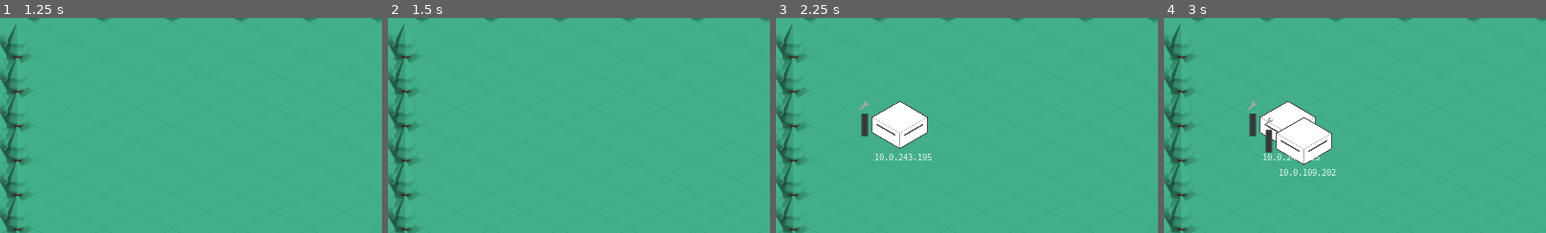
Above: before the commit, frames 1-4 (left to right).
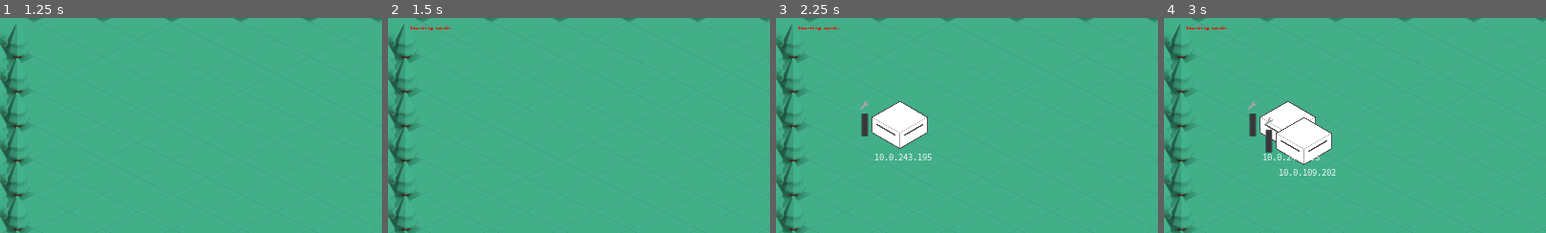
Above: after the commit, the same moments.

Repository: yigitbey/CloudArchitect
Game: Godot game, scene res://Level.tscn
The game is run twice, just before and just after one commit, with the same random seed, the same clock (stepped at 60 frames per second) and the same inputs.
Inputs (mouse positions are % of the whole screen's width and height, from its top left):
- Up to frame 1 (1.25 s): click (27, 98) at 0.52 s; type "12" at 0.6 s
- Up to frame 2 (1.5 s): click "" at 1.25 s
- Up to frame 3 (2.25 s): click (11, 98) at 2 s
- Up to frame 4 (3 s): click (11, 98) at 2.75 s
The pictures show only the part of the screen within x 0-50%, y 4-54%; the shares and areas given below are measured in that part.

Frame 1 is identical in both runs. In frame 2, less than 0.1% of the frame differs, in the area x 5-17%, y 3-6%; in frame 3, less than 0.1%; in frame 4, less than 0.1%.
Error in both runs: Invalid get index '12' (on base: 'Dictionary'). (res://Request.gd:66)

Commit message:
fix gameover

Diff:
--- a/GameOver.gd
+++ b/GameOver.gd
@@ -1,6 +1,12 @@
 extends AcceptDialog
+
 
 func blocking_popup_centered():
 	yield(get_tree(), "idle_frame")
 	popup_centered()
-	emit_signal("confirmed")
+	var level = get_parent().level
+	$VBoxContainer/Score.text = str(floor(level.month*level.server_costs))
+	var button = get_ok()
+	button.pause_mode = Node.PAUSE_MODE_PROCESS
+
+	get_tree().paused = true
--- a/HUD.gd
+++ b/HUD.gd
@@ -21,7 +21,6 @@
 	"new_DynamicServer", "new_StaticServer"
 	]
 
-
 func _ready():
 	level = get_parent()
 	money_old = level.money
@@ -35,7 +34,7 @@
 func _process(delta):
 	if level.money <= 0:
 		$Panel/FinancesButton.modulate = Color(1,0,0,1)
-		$GameOver.blocking_popup_centered()
+		#$GameOver.popup_centered()
 	else:
 		$Panel/FinancesButton.modulate = Color(1,1,1,1)
 
@@ -46,12 +45,12 @@
 			$Panel/FinancesButton.modulate = Color(0,1,0,1)
 			yield(get_tree().create_timer(0.3),"timeout")
 
-	$Panel/FinancesButton.text = str(level.money)
-	$FinancesPanel/TotalBalance.text = str(level.money)
-	$FinancesPanel/ProductCost.text = str(level.product_cost)
-	$FinancesPanel/ServerCosts.text = str(level.server_costs)
-	$FinancesPanel/MonthlyIncome.text = str(level.month_income)
-	$FinancesPanel/Profit.text = str(level.month_income - level.product_cost - level.server_costs)
+	$Panel/FinancesButton.text = str(floor(level.money))
+	$FinancesPanel/TotalBalance.text = str(floor(level.money))
+	$FinancesPanel/ProductCost.text = str(floor(level.product_cost))
+	$FinancesPanel/ServerCosts.text = str(floor(level.server_costs))
+	$FinancesPanel/MonthlyIncome.text = str(floor(level.month_income))
+	$FinancesPanel/Profit.text = str(floor(level.month_income - level.product_cost - level.server_costs))
 
 	money_old = level.money
 	$MonthControl/MonthProgress.value = level.month_timer.wait_time - level.month_timer.time_left
@@ -89,6 +88,7 @@
 
 
 func _on_month_pressed():
+	level.money -= level.server_costs + level.product_cost #TODO: move to level
 	start_month()
 
 func start_month():
--- a/HUD.tscn
+++ b/HUD.tscn
@@ -315,6 +315,9 @@
 margin_top = 24.0
 margin_right = 1392.0
 margin_bottom = 184.0
+__meta__ = {
+"_edit_use_anchors_": false
+}
 
 [node name="ClearUsers" type="Button" parent="DebugPanel"]
 margin_left = 16.0
@@ -364,22 +367,44 @@
 text = "Debug Panel"
 
 [node name="GameOver" type="AcceptDialog" parent="."]
-margin_left = 560.0
-margin_top = 312.0
-margin_right = 760.0
+pause_mode = 2
+visible = true
+margin_left = 576.0
+margin_top = 336.0
+margin_right = 768.0
 margin_bottom = 412.0
 popup_exclusive = true
+window_title = "Game Over!"
 script = ExtResource( 6 )
 __meta__ = {
 "_edit_use_anchors_": false
 }
 
-[node name="Label2" type="Label" parent="GameOver"]
+[node name="VBoxContainer" type="VBoxContainer" parent="GameOver"]
 margin_left = 8.0
 margin_top = 8.0
-margin_right = 192.0
-margin_bottom = 64.0
-text = "Game Over"
+margin_right = 184.0
+margin_bottom = 40.0
+alignment = 1
+__meta__ = {
+"_edit_use_anchors_": false
+}
+
+[node name="Label2" type="Label" parent="GameOver/VBoxContainer"]
+margin_right = 176.0
+margin_bottom = 14.0
+text = "Score:"
+align = 1
+
+[node name="Score" type="Label" parent="GameOver/VBoxContainer"]
+margin_top = 18.0
+margin_right = 176.0
+margin_bottom = 32.0
+text = "60"
+align = 1
+__meta__ = {
+"_edit_use_anchors_": false
+}
 
 [node name="MonthControl" type="Panel" parent="."]
 margin_left = 1252.0
@@ -481,8 +506,6 @@
 }
 
 [node name="Messages" type="Node2D" parent="."]
-z_index = -4
-z_as_relative = false
 
 [node name="List" type="ItemList" parent="Messages"]
 margin_left = 40.0
--- a/Level.gd
+++ b/Level.gd
@@ -89,6 +89,7 @@
 func set_money(val):
 	if val < 0:
 		game_over = true
+		#get_tree().paused = true
 		$HUD/GameOver.blocking_popup_centered()
 
 
--- a/Level.tscn
+++ b/Level.tscn
@@ -269,7 +269,6 @@
 script = ExtResource( 17 )
 
 [node name="Navigation2D" type="Navigation2D" parent="."]
-pause_mode = 2
 __meta__ = {
 "_editor_description_": ""
 }
@@ -293,8 +292,8 @@
 "_edit_lock_": true
 }
 
-[node name="HUD" parent="." instance=ExtResource( 21 )]
-
 [node name="MonthTimer" type="Timer" parent="."]
 wait_time = 30.0
+
+[node name="HUD" parent="." instance=ExtResource( 21 )]
 [connection signal="timeout" from="MonthTimer" to="." method="_on_MonthTimer_timeout"]
--- a/Request.tscn
+++ b/Request.tscn
@@ -8,11 +8,6 @@
 
 [sub_resource type="SpriteFrames" id=1]
 animations = [ {
-"frames": [ ExtResource( 2 ) ],
-"loop": true,
-"name": "NE",
-"speed": 5.0
-}, {
 "frames": [ ExtResource( 4 ) ],
 "loop": true,
 "name": "SE",
@@ -26,6 +21,11 @@
 "frames": [ ExtResource( 1 ) ],
 "loop": true,
 "name": "SW",
+"speed": 5.0
+}, {
+"frames": [ ExtResource( 2 ) ],
+"loop": true,
+"name": "NE",
 "speed": 5.0
 } ]
 
--- a/project.godot
+++ b/project.godot
@@ -33,6 +33,19 @@
 
 enabled=PoolStringArray( "FontAwesome5" )
 
+[input]
+
+wheel_up={
+"deadzone": 0.5,
+"events": [ Object(InputEventMouseButton,"resource_local_to_scene":false,"resource_name":"","device":-1,"alt":false,"shift":false,"control":false,"meta":false,"command":false,"button_mask":0,"position":Vector2( 0, 0 ),"global_position":Vector2( 0, 0 ),"factor":1.0,"button_index":4,"pressed":false,"doubleclick":false,"script":null)
+ ]
+}
+wheel_down={
+"deadzone": 0.5,
+"events": [ Object(InputEventMouseButton,"resource_local_to_scene":false,"resource_name":"","device":-1,"alt":false,"shift":false,"control":false,"meta":false,"command":false,"button_mask":0,"position":Vector2( 0, 0 ),"global_position":Vector2( 0, 0 ),"factor":1.0,"button_index":5,"pressed":false,"doubleclick":false,"script":null)
+ ]
+}
+
 [rendering]
 
 quality/driver/driver_name="GLES2"
